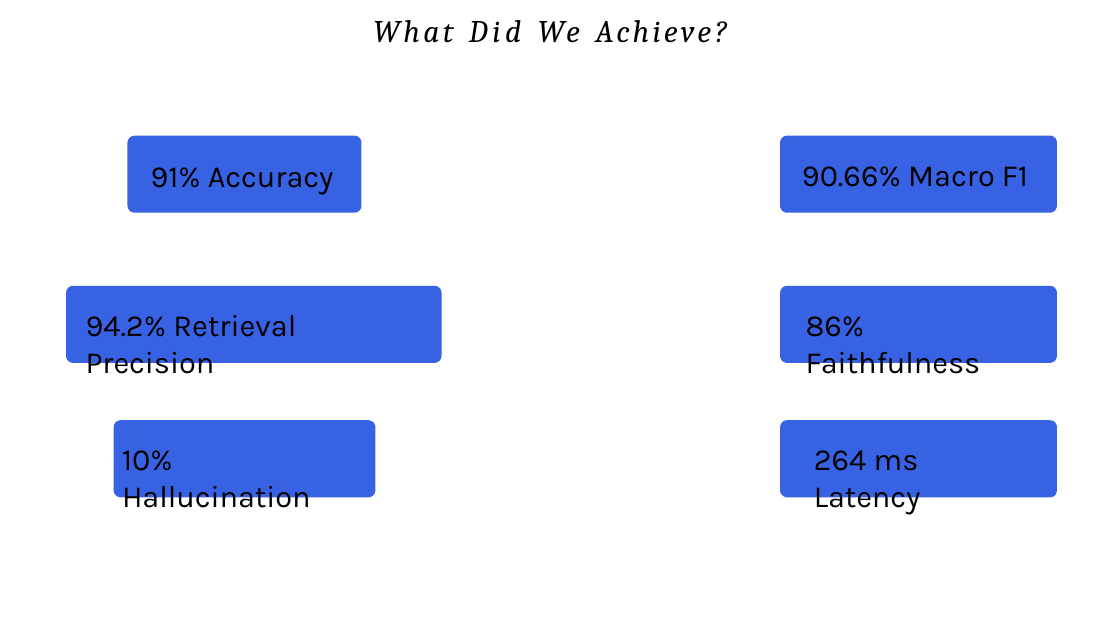
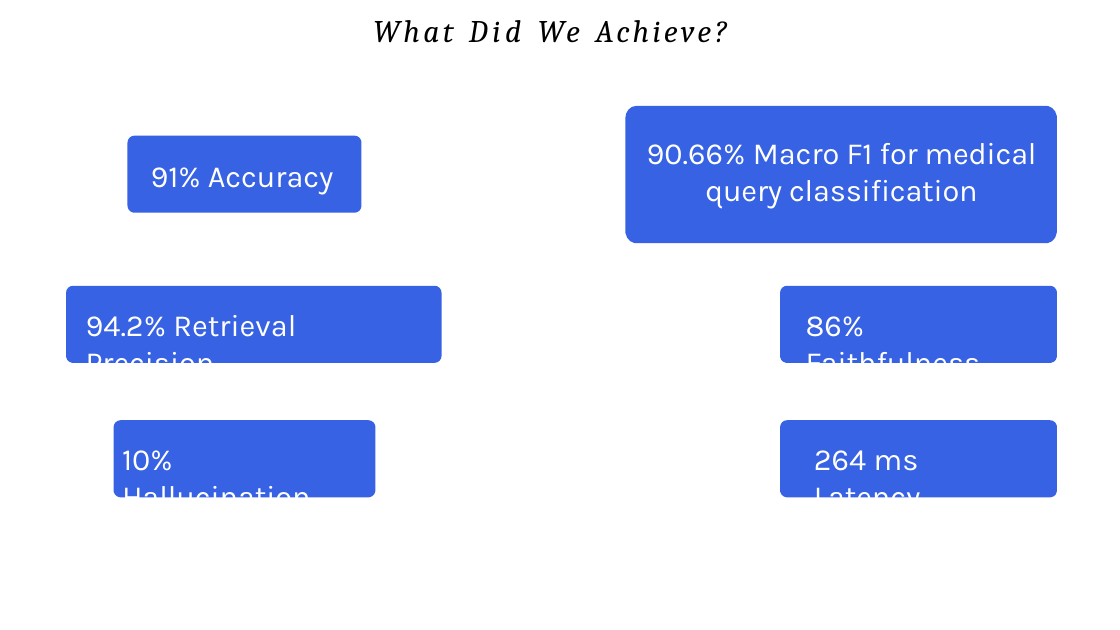
Before and after one commit to AbdelrahmanMatrix/Healthcare-RAG-Powered-Medical-QA-Assistant, a slide deck: slide 8 of docs/Healthcare RAG-Powered presentation.pptx. Drawn at 1120x630 pixels with LibreOffice and Linux fonts; fonts in the diff are those of the drawing. Boxes give left, top, right and bottom in pixels: in the first picture for what was removed or moved away, otherwise in the second. Text is boxed around its words. In the diff, an @@ line names an element or a change of style, - is before the commit and + after.

```diff
--- a/docs/Healthcare RAG-Powered presentation.pptx
+++ b/docs/Healthcare RAG-Powered presentation.pptx
@@ freeform shape: place and size @@
-freeform shape at (780,136,1057,213)
+freeform shape at (626,106,1057,243)
@@ text at (647,143,1037,209): text changed; text colour #000000 to #FFFFFF @@
-90.66% Macro F1
+90.66% Macro F1 for medical query classification
@@ text colour #000000 to #FFFFFF in 5 elements at (151,167,333,194), (86,315,296,363), (806,316,981,363), (122,450,311,498), (814,450,921,498) @@
```
Also in this commit, not shown: 5 other slides changed, 1 other file.
